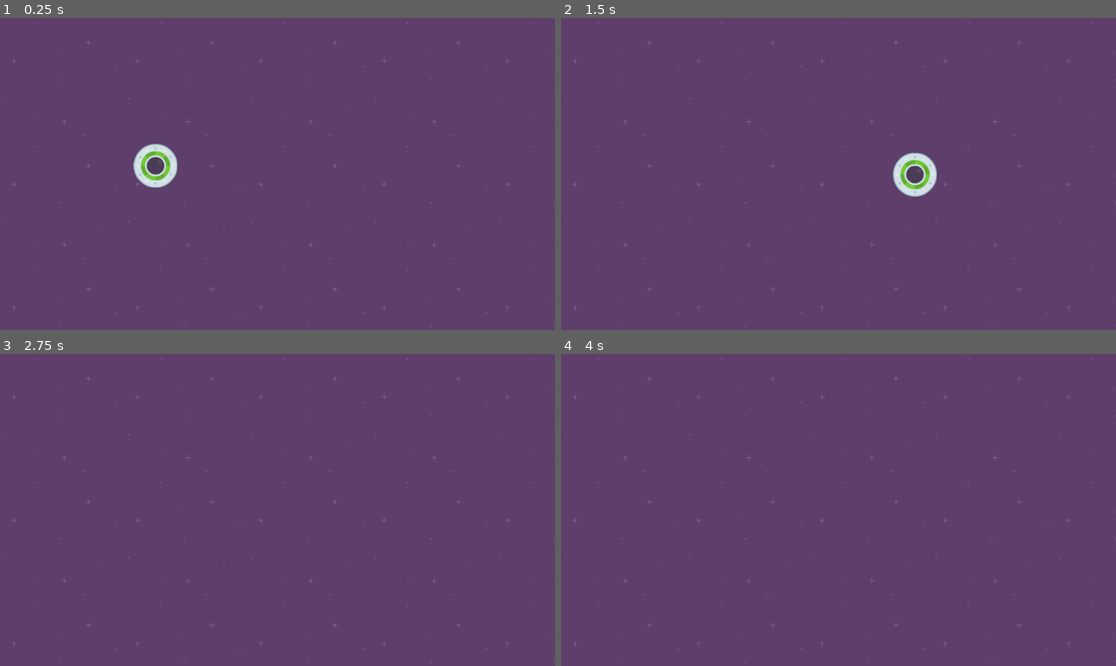
Above: before the commit, frames 1-4 (two rows, left to right).
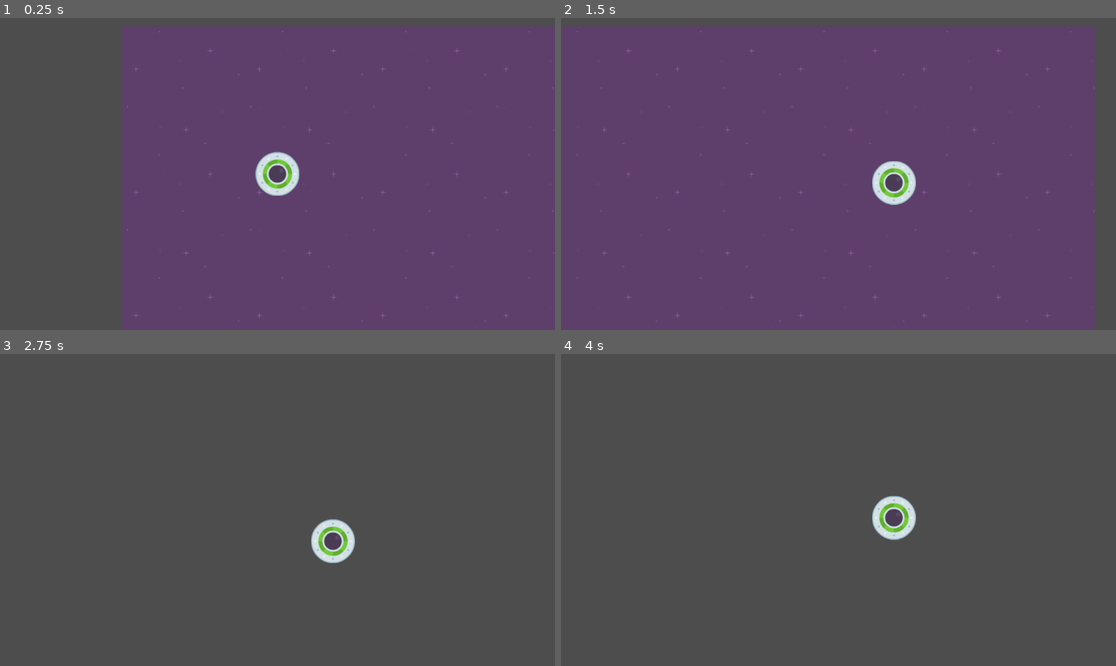
Above: after the commit, the same moments.

Repository: largozor/speedy-saucer
Game: Godot game, scene res://level_1.tscn
Same seed, same stepped clock (60 frames per second), same inputs: the game is played once before the commit and once after it.
Inputs:
- Up to frame 1 (0.25 s): no input
- Up to frame 2 (1.5 s): tap Enter at 0.5 s; hold Right (move_right) 0.53-1.28 s; hold S (move_down) from 1.28 s (still down)
- Up to frame 3 (2.75 s): release S (move_down) at 2.03 s; hold Right (move_right) from 2.03 s (still down)
- Up to frame 4 (4 s): release Right (move_right) at 2.78 s; hold W (move_up) 2.78-3.53 s; hold Left (move_left) from 3.53 s (still down)

The runs differ from the first frame. In frame 1, 26% of the frame differs, in the area x 0-100%, y 0-100%; in frame 2, 7.8%; in frame 3, 100%; in frame 4, 100%.

Commit message:
SS-2.20-added-camera
Added camera and added camera drag

Diff:
--- a/player.gd
+++ b/player.gd
@@ -3,7 +3,6 @@
 
 # Called when the node enters the scene tree for the first time.
 func _ready() -> void:
-
 	pass
 
 func _process(delta: float) -> void:
--- a/player.tscn
+++ b/player.tscn
@@ -16,3 +16,8 @@
 
 [node name="CollisionShape2D" type="CollisionShape2D" parent="."]
 shape = SubResource("CircleShape2D_4flbx")
+
+[node name="Camera2D" type="Camera2D" parent="."]
+rotation_smoothing_enabled = true
+drag_horizontal_enabled = true
+drag_vertical_enabled = true
